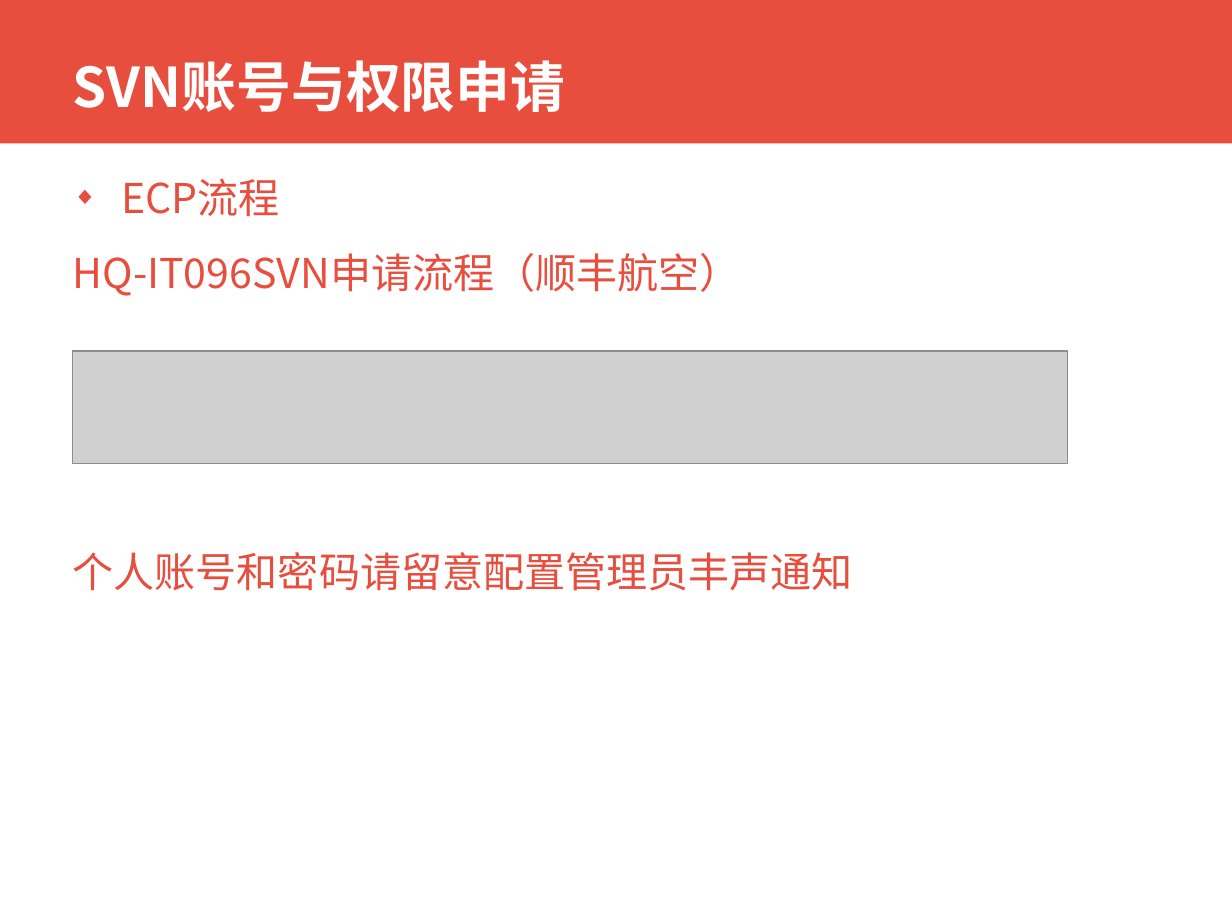
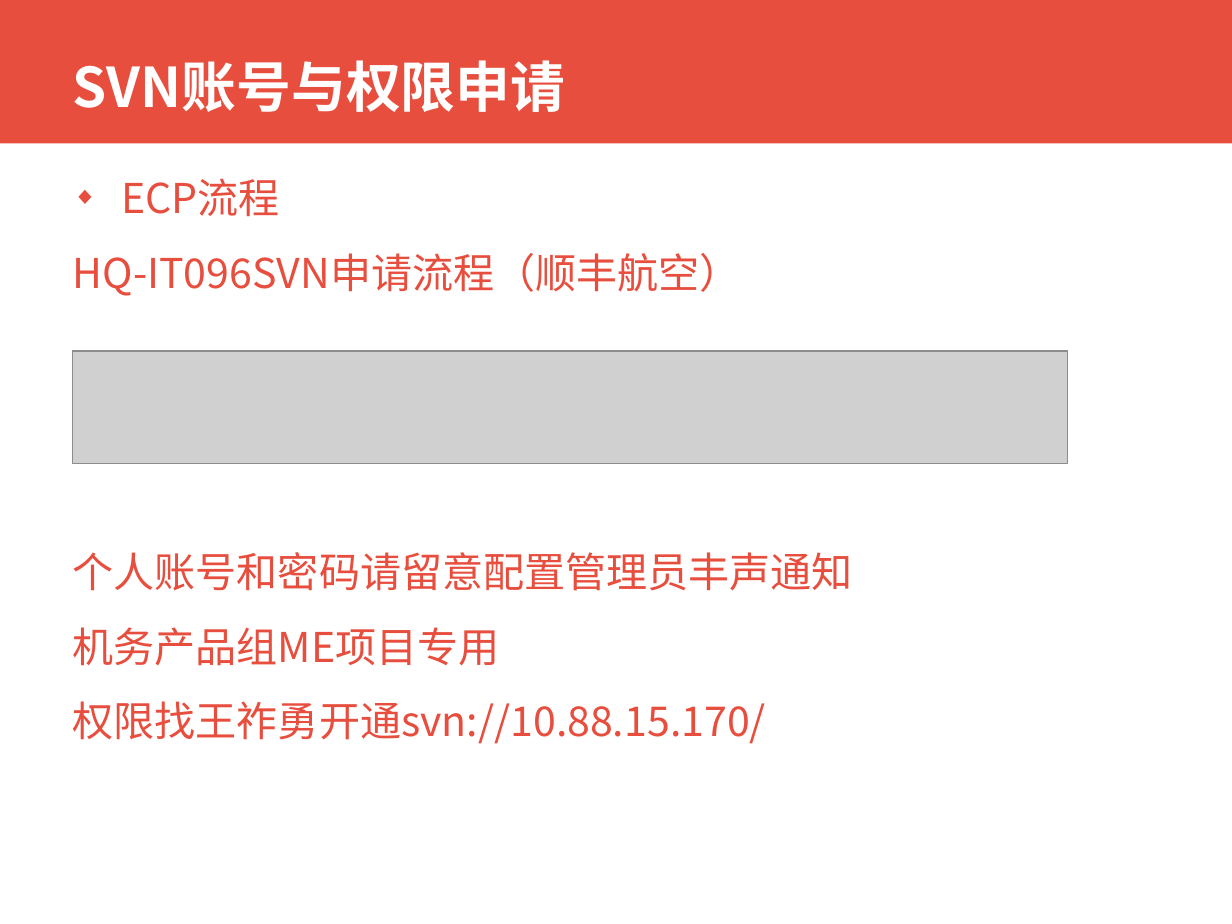
Before and after one commit to xianmomo/demo, a slide deck: slide 9 of 新员工入职指引/信息技术部常用管理平台使用.pptx. Drawn at 1232x924 pixels with LibreOffice and Linux fonts; fonts in the diff are those of the drawing; grey boxes stand for pictures; background and template pictures are left out. Boxes give left, top, right and bottom in pixels: in the first picture for what was removed or moved away, otherwise in the second. Text is boxed around its words. In the diff, an @@ line names an element or a change of style, - is before the commit and + after.

```diff
--- a/新员工入职指引/信息技术部常用管理平台使用.pptx
+++ b/新员工入职指引/信息技术部常用管理平台使用.pptx
@@ text at (73,627,766,744): paragraphs added @@
+机务产品组ME项目专用
+权限找王祚勇开通svn://10.88.15.170/
```
Also in this commit, not shown: 1 slide added, 1 other file.
